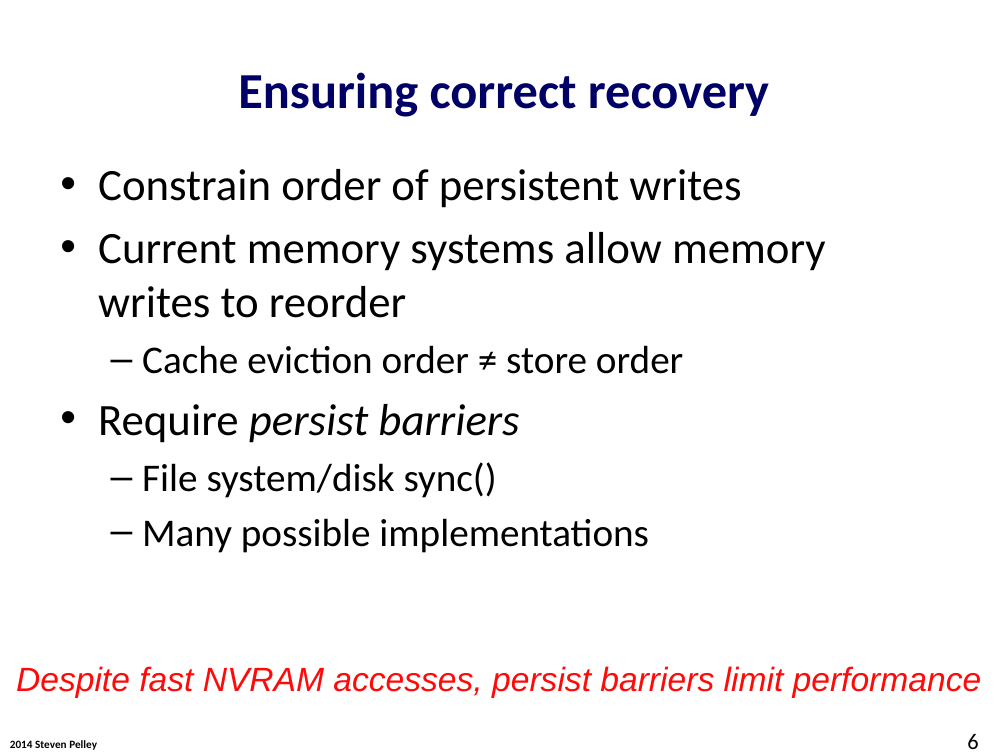
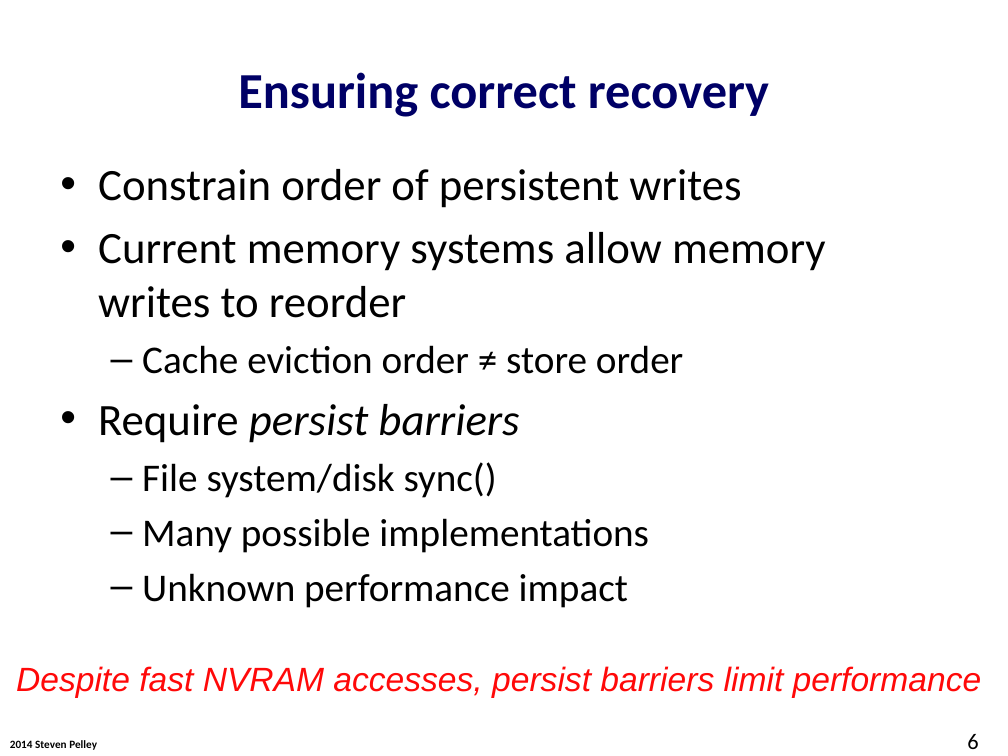
Before and after one commit to Abulila/dissertation, a slide deck: slide 6 of proposal/defense.pptx. Drawn at 1008x756 pixels with LibreOffice and Linux fonts; fonts in the diff are those of the drawing; background and template pictures are left out. Boxes give left, top, right and bottom in pixels: in the first picture for what was removed or moved away, otherwise in the second. Text is boxed around its words. In the diff, an @@ line names an element or a change of style, - is before the commit and + after.

```diff
--- a/proposal/defense.pptx
+++ b/proposal/defense.pptx
@@ text at box(142, 573, 628, 608): paragraph added @@
+  – Unknown performance impact
```
Also in this commit, not shown: 18 other slides changed, 1 slide removed.
